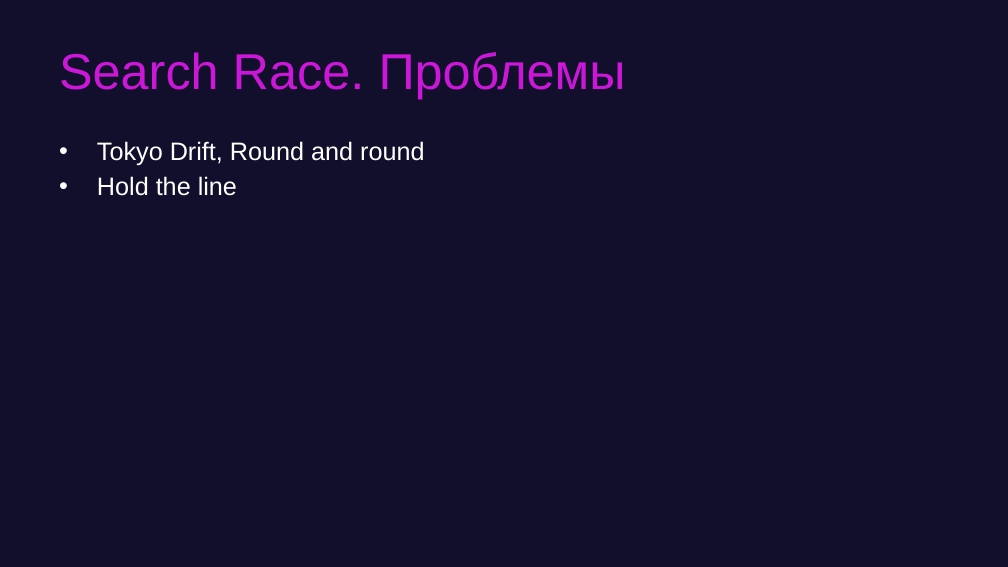
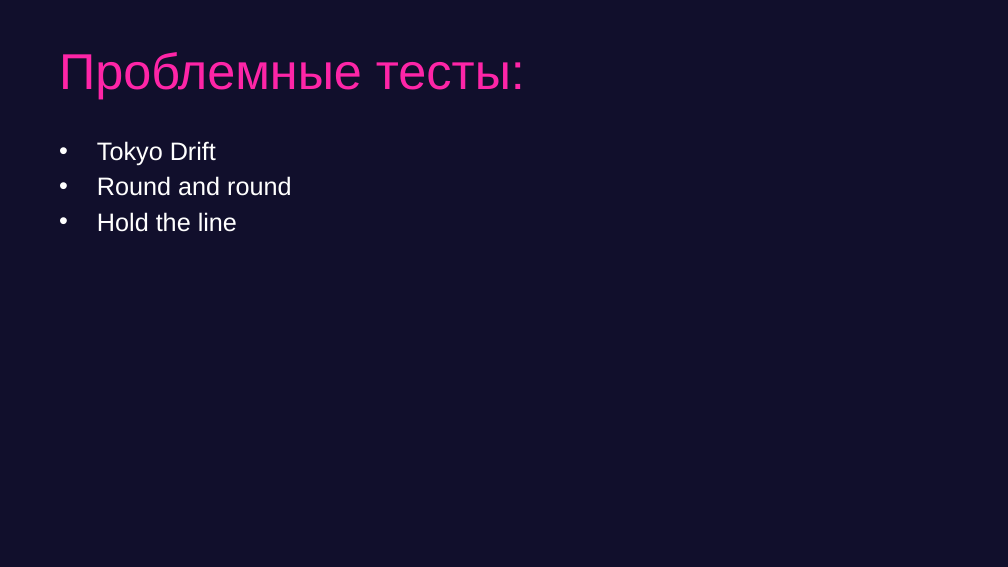
Before and after one commit to game-ai-course/game-ai-school, a slide deck: slide 7 of day1-montecarlo.pptx (slide 12 before the commit). Drawn at 1008x567 pixels with LibreOffice and Linux fonts; fonts in the diff are those of the drawing. Boxes give left, top, right and bottom in pixels: in the first picture for what was removed or moved away, otherwise in the second. Text is boxed around its words. In the diff, an @@ line names an element or a change of style, - is before the commit and + after.

```diff
--- a/day1-montecarlo.pptx
+++ b/day1-montecarlo.pptx
@@ title at (59, 52, 525, 99): text changed; text colour #CC17D8 to #FE25A7 @@
-Search Race. Проблемы
+Проблемные тесты:
@@ text at (97, 141, 291, 196): text changed @@
-• Tokyo Drift, Round and round
+• Tokyo Drift
+• Round and round
```
Also in this commit, not shown: 15 other slides changed, 9 slides added, 12 slides removed, 5 other files.
